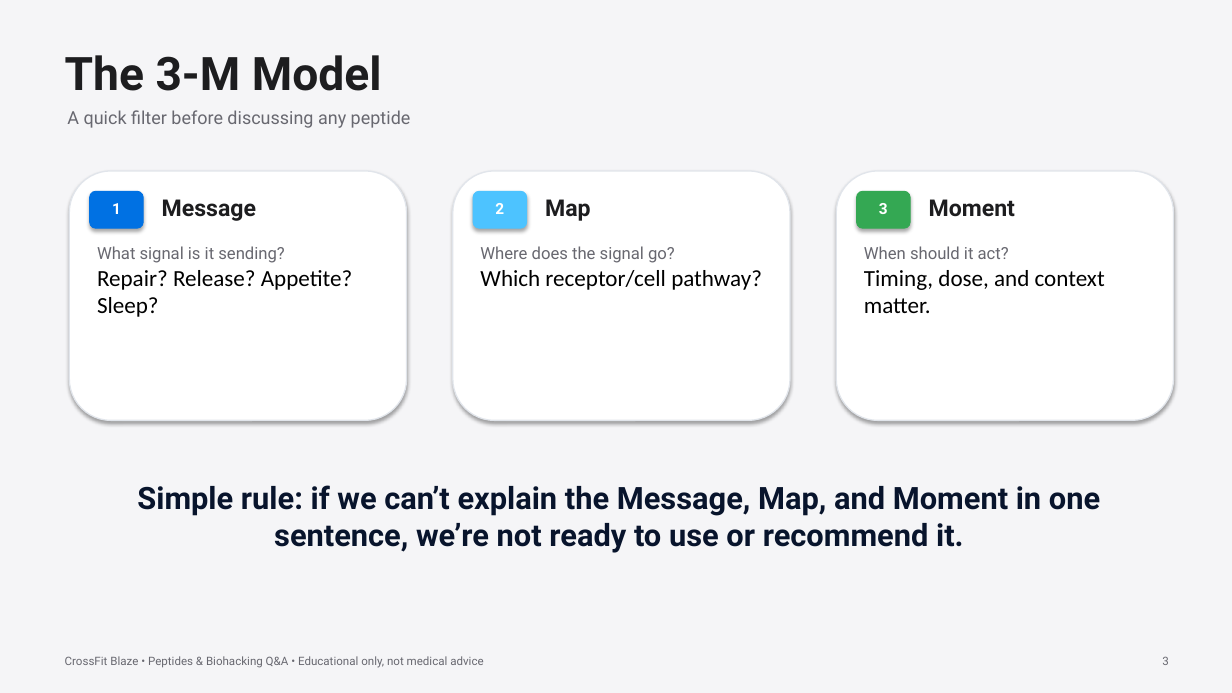
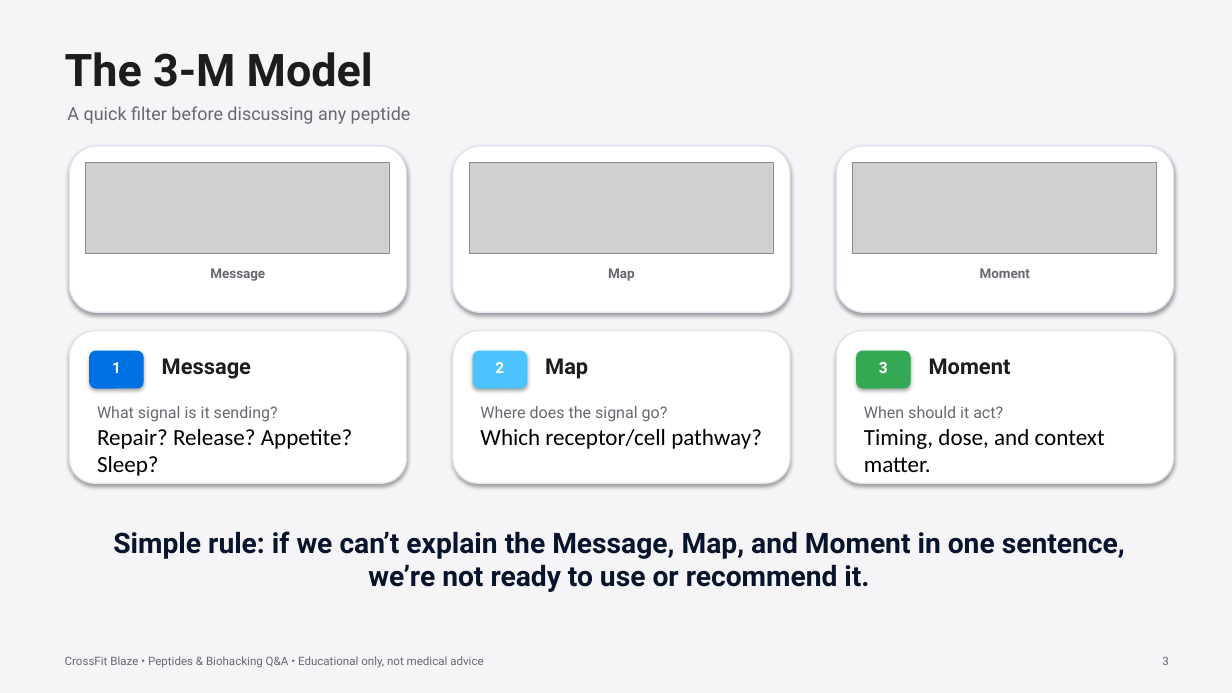
Before and after one commit to Blazefit/daneel-landing-page-deploy, a slide deck: slide 3 of clinic-powerpoint/blaze-peptide-clinic-video-additions.pptx. Drawn at 1232x693 pixels with LibreOffice and Linux fonts; fonts in the diff are those of the drawing; grey boxes stand for pictures. Boxes give left, top, right and bottom in pixels: in the first picture for what was removed or moved away, otherwise in the second. Text is boxed around its words. In the diff, an @@ line names an element or a change of style, - is before the commit and + after.

```diff
--- a/clinic-powerpoint/blaze-peptide-clinic-video-additions.pptx
+++ b/clinic-powerpoint/blaze-peptide-clinic-video-additions.pptx
@@ text "The 3-M Model" at bbox=[65, 52, 373, 87]: size 36 to 35 pt @@
@@ text "A quick filter before discussing ...": place and size @@
-text "A quick filter before discussing ..." at bbox=[67, 110, 411, 128]
+text "A quick filter before discussing ..." at bbox=[67, 106, 411, 124]
@@ rounded rectangle: place and size @@
-rounded rectangle at bbox=[69, 171, 407, 421]
+rounded rectangle at bbox=[69, 146, 407, 312]
@@ rounded rectangle at bbox=[69, 146, 407, 312]: outline #E1E5EB 1 pt to #DCE6F5 1 pt @@
@@ rounded rectangle added at bbox=[453, 146, 790, 312], fill #FFFFFF, outline #DCE6F5 1 pt @@
@@ rounded rectangle added at bbox=[836, 146, 1174, 312], fill #FFFFFF, outline #DCE6F5 1 pt @@
@@ picture added at bbox=[86, 163, 390, 253] @@
@@ picture added at bbox=[470, 163, 774, 253] @@
@@ picture added at bbox=[853, 163, 1157, 253] @@
@@ size 18 to 10.5 pt, text colour #1D1D1F to #686870; alignment left to centre in 3 elements at bbox=[608, 268, 634, 281], bbox=[980, 268, 1030, 278], bbox=[210, 268, 265, 281] @@
@@ text "Message": place and size @@
-text "Message" at bbox=[162, 199, 256, 221]
+text "Message" at bbox=[210, 268, 265, 281]
@@ text "Map": place and size @@
-text "Map" at bbox=[545, 199, 591, 221]
+text "Map" at bbox=[608, 268, 634, 281]
@@ text "Moment": place and size @@
-text "Moment" at bbox=[929, 199, 1015, 217]
+text "Moment" at bbox=[980, 268, 1030, 278]
@@ rounded rectangle added at bbox=[69, 331, 407, 483], fill #FFFFFF, outline #E1E5EB 1 pt @@
@@ text added at bbox=[162, 358, 251, 379], 17 pt, text #1D1D1F, bold @@
+Message
@@ rounded rectangle: place and size @@
-rounded rectangle at bbox=[453, 171, 790, 421]
+rounded rectangle at bbox=[453, 331, 790, 483]
@@ text added at bbox=[545, 358, 588, 379], 17 pt, text #1D1D1F, bold @@
+Map
@@ rounded rectangle: place and size @@
-rounded rectangle at bbox=[836, 171, 1174, 421]
+rounded rectangle at bbox=[836, 331, 1174, 483]
@@ 3 texts, 3 rounded rectangles: place and size @@
-3 texts, 3 rounded rectangles at bbox=[90, 191, 910, 228]
+3 texts, 3 rounded rectangles at bbox=[90, 351, 910, 388]
@@ text added at bbox=[929, 358, 1011, 375], 17 pt, text #1D1D1F, bold @@
+Moment
@@ text "What signal is it sending? ...": place and size @@
-text "What signal is it sending? ..." at bbox=[97, 246, 353, 317]
+text "What signal is it sending? ..." at bbox=[97, 406, 353, 476]
@@ text "What signal is it sending? ..." at bbox=[97, 406, 353, 476]: size 13 to 12.5 pt in "What signal is it sending?" @@
@@ text "Where does the signal go? ...": place and size @@
-text "Where does the signal go? ..." at bbox=[480, 246, 762, 290]
+text "Where does the signal go? ..." at bbox=[480, 406, 762, 449]
@@ text "Where does the signal go? ..." at bbox=[480, 406, 762, 449]: size 13 to 12.5 pt in "Where does the signal go?" @@
@@ text "When should it act? Timing, ...": place and size @@
-text "When should it act? Timing, ..." at bbox=[864, 246, 1105, 313]
+text "When should it act? Timing, ..." at bbox=[864, 406, 1105, 472]
@@ text "When should it act? Timing, ..." at bbox=[864, 406, 1105, 472]: size 13 to 12.5 pt in "When should it act?" @@
@@ text "Simple rule: if we can’t ...": place and size @@
-text "Simple rule: if we can’t ..." at bbox=[137, 485, 1100, 553]
+text "Simple rule: if we can’t ..." at bbox=[113, 531, 1125, 592]
@@ text "Simple rule: if we can’t ..." at bbox=[113, 531, 1125, 592]: size 24 to 22 pt @@
```
Also in this commit, not shown: 5 other slides changed, 11 other files.
